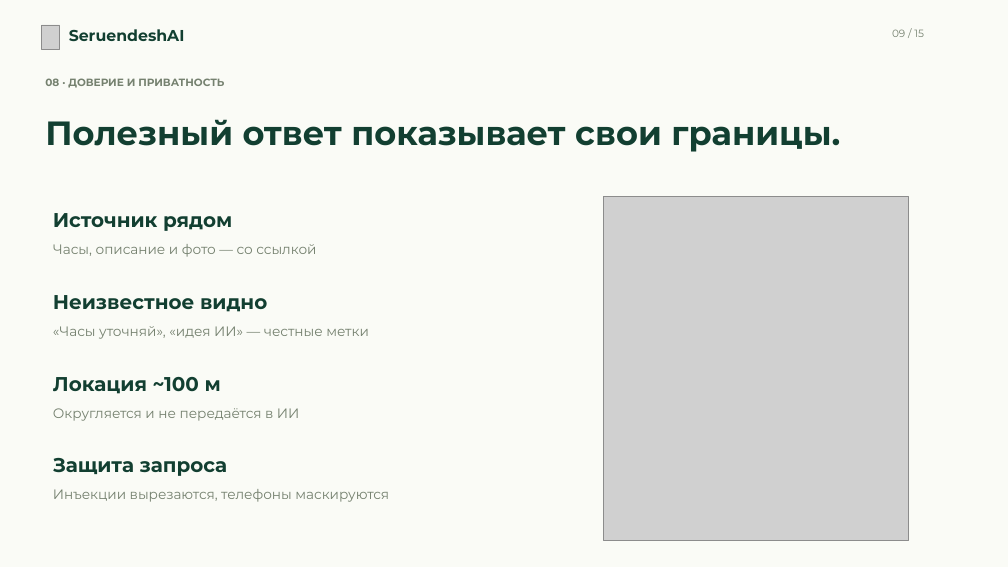
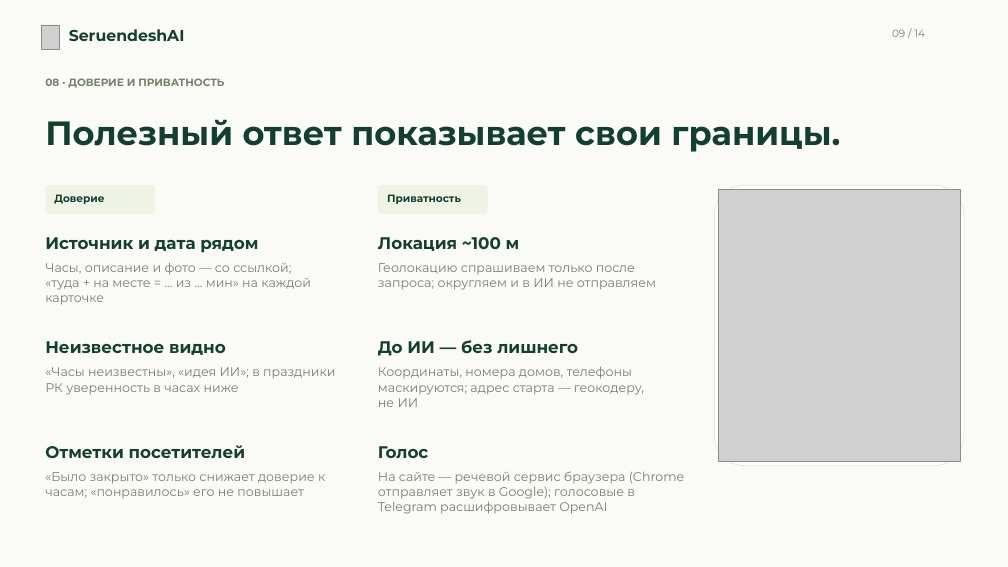
Before and after one commit to Abegerov4/SeruendeshAI, a slide deck: slide 9 of docs/presentation/SeruendeshAI-presentation.pptx. Drawn at 1008x567 pixels with LibreOffice and Linux fonts; fonts in the diff are those of the drawing; grey boxes stand for pictures. Boxes give left, top, right and bottom in pixels: in the first picture for what was removed or moved away, otherwise in the second. Text is boxed around its words. In the diff, an @@ line names an element or a change of style, - is before the commit and + after.

```diff
--- a/docs/presentation/SeruendeshAI-presentation.pptx
+++ b/docs/presentation/SeruendeshAI-presentation.pptx
@@ text at (892,29,925,37): text changed @@
-09 / 15
+09 / 14
@@ rounded rectangle added at (45,185,155,214), fill #EFF3E6 @@
@@ text added at (54,194,104,204), 10 pt, text #123F31, bold @@
+Доверие
@@ rounded rectangle added at (378,185,488,214), fill #EFF3E6 @@
@@ text added at (387,194,461,204), 10 pt, text #123F31, bold @@
+Приватность
@@ rounded rectangle added at (715,185,964,466), fill #FFFFFF, outline #E1E7D8 0.75 pt @@
@@ picture: place and size @@
-picture at (603,197,909,541)
+picture at (718,189,960,461)
@@ text at (45,237,258,253): text changed; size 13 to 16 pt; text colour #75816F to #123F31; bold on @@
-Часы, описание и фото — со ссылкой
+Источник и дата рядом
@@ text removed at (53,213,232,231) @@
-Источник рядом
@@ text "Локация ~100 м" at (378,237,520,251): size 19 to 16 pt @@
@@ text "Локация ~100 м": place and size @@
-text "Локация ~100 м" at (53,377,221,394)
+text "Локация ~100 м" at (378,237,520,251)
@@ text added at (45,263,311,305), 12 pt, text #75816F @@
+Часы, описание и фото — со ссылкой; «туда + на месте = … из … мин» на каждой карточке
@@ text added at (378,263,656,290), 12 pt, text #75816F @@
+Геолокацию спрашиваем только после запроса; округляем и в ИИ не отправляем
@@ text removed at (53,326,369,339) @@
-«Часы уточняй», «идея ИИ» — честные метки
@@ text "Неизвестное видно": place and size @@
-text "Неизвестное видно" at (53,295,267,312)
+text "Неизвестное видно" at (45,341,226,355)
@@ text "Неизвестное видно" at (45,341,226,355): size 19 to 16 pt @@
@@ text added at (378,340,578,356), 16 pt, text #123F31, bold @@
+До ИИ — без лишнего
@@ text added at (45,367,335,395), 12 pt, text #75816F @@
+«Часы неизвестны», «идея ИИ»; в праздники РК уверенность в часах ниже
@@ text added at (378,367,644,407), 12 pt, text #75816F @@
+Координаты, номера домов, телефоны маскируются; адрес старта — геокодеру, не ИИ
@@ text at (45,445,246,459): text changed; size 13 to 16 pt; text colour #75816F to #123F31; bold on @@
-Округляется и не передаётся в ИИ
+Отметки посетителей
@@ text added at (378,446,428,458), 16 pt, text #123F31, bold @@
+Голос
@@ text at (45,472,325,498): text changed; size 19 to 12 pt; text colour #123F31 to #75816F; bold off @@
-Защита запроса
+«Было закрыто» только снижает доверие к часам; «понравилось» его не повышает
@@ text added at (378,471,684,514), 12 pt, text #75816F @@
+На сайте — речевой сервис браузера (Chrome отправляет звук в Google); голосовые в Telegram расшифровывает OpenAI
@@ text removed at (53,489,389,502) @@
-Инъекции вырезаются, телефоны маскируются
```
Also in this commit, not shown: 12 other slides changed, 1 slide added, 2 slides removed, 8 other files.
